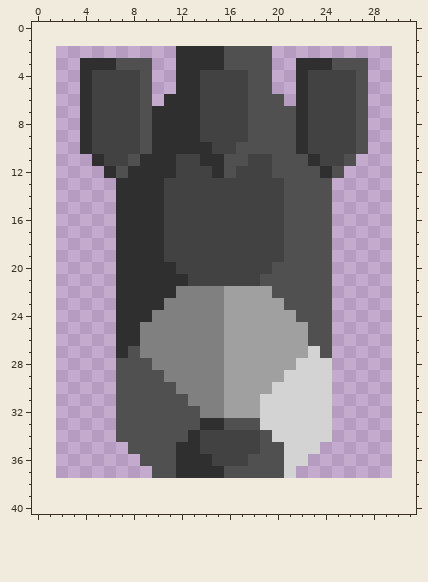
Edited in one commit: pixel-art sprite (Space Tower Defence.gmx/sprites/images/spr_space_ship_0.png). This is how it looked before the edit.
The file is 28x36 pixels. Colours within 5 levels of each other are drawn and written as one. The old version is drawn lined up with the new one, on the new canvas.
The same view after the edit:
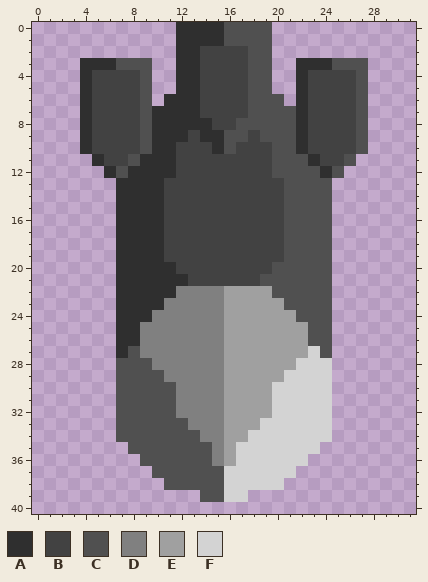
Palette (. is transparent): A #2f2f2f  B #424242  C #505050  D #808080  E #a0a0a0  F #d3d3d3
Log entry: Changed the moon level card and updated the space ship sprite
Difference:
canvas 28x36 -> 32x41, the old top-left corner now at 2,2
Changed rows in their new state; - is an unchanged pixel.
first column x 12:
 0 AAAACCCC
 1 AAAACCCC
 2 --BBBB--
 3 --BBBB--
first column x 12:
 8 --A--C--
 9 -BAACCB-
10 BBBACBBB
11 --BBBB--
12 ---BB---
first column x 11:
31 -D------E-
32 -DD-----E-
33 --DDDEEE--
34 --CDDEEFF-
35 -CCCDEFFFF
36 -CCCDEFFFF
37 -CCCCFFFFF
38 CCCCCFFFFF
39 ---CCFF---
Pixel boxes of the changes (left, top, right, bottom) in both pictures:
changed: (176, 22, 272, 178)
changed: (164, 394, 284, 502)
